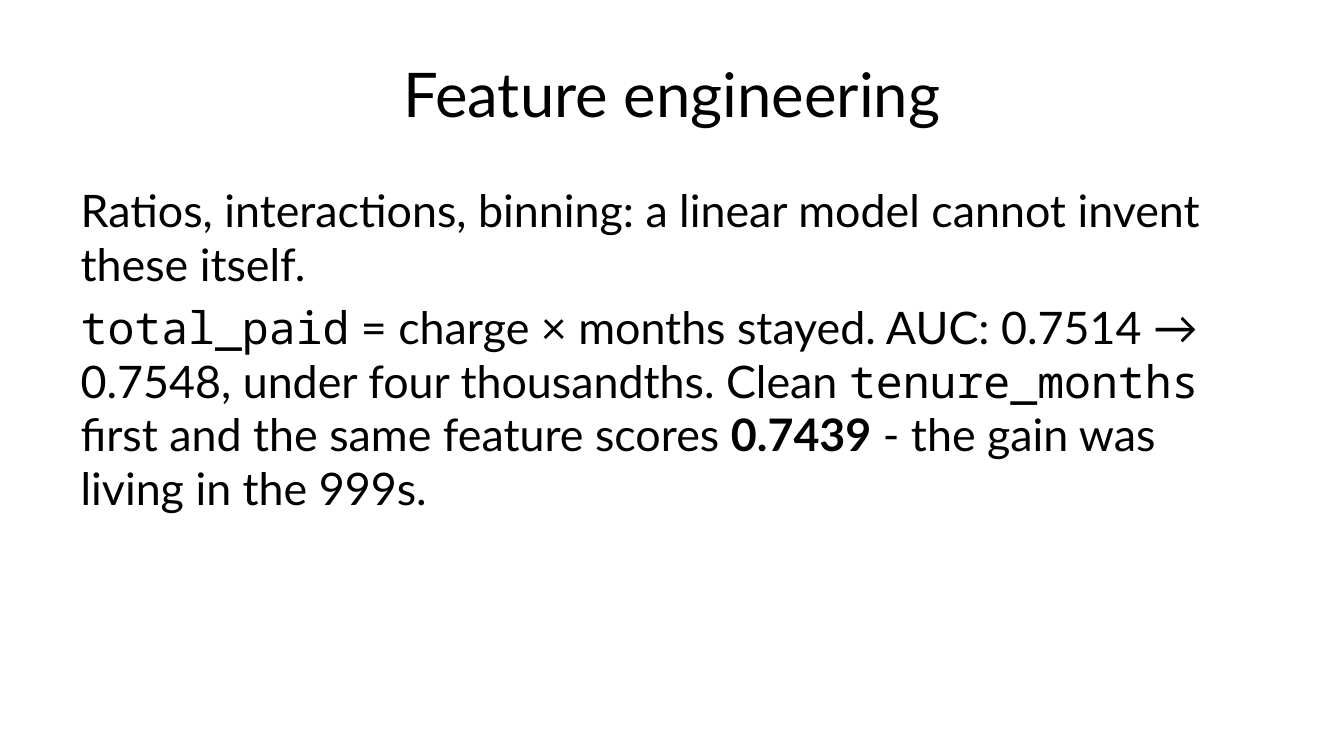
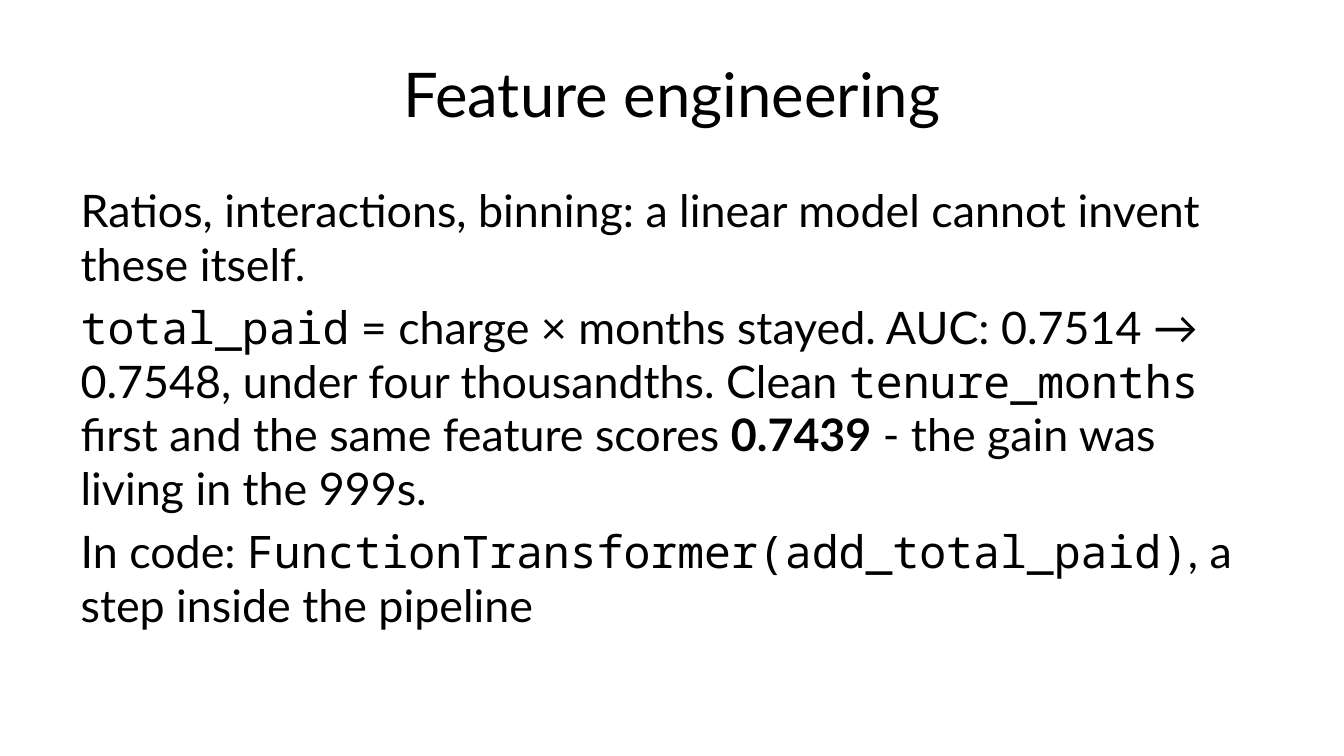
Before and after one commit to fabioantonini/technologies-for-artificial-intelligence, a slide deck: slide 41 of Lessons/02_data_exploration_and_preparation/Slides/data_exploration_and_preparation_slides.pptx. Drawn at 1344x756 pixels with LibreOffice and Linux fonts; fonts in the diff are those of the drawing; background and template pictures are left out. Boxes give left, top, right and bottom in pixels: in the first picture for what was removed or moved away, otherwise in the second. Text is boxed around its words. In the diff, an @@ line names an element or a change of style, - is before the commit and + after.

```diff
--- a/Lessons/02_data_exploration_and_preparation/Slides/data_exploration_and_preparation_slides.pptx
+++ b/Lessons/02_data_exploration_and_preparation/Slides/data_exploration_and_preparation_slides.pptx
@@ text at <box>81,533,1232,630</box>: paragraph added @@
+In code: FunctionTransformer(add_total_paid), a step inside the pipeline
```
Also in this commit, not shown: 5 other slides changed, 2 slides added, 2 slides removed, 2 other files.
